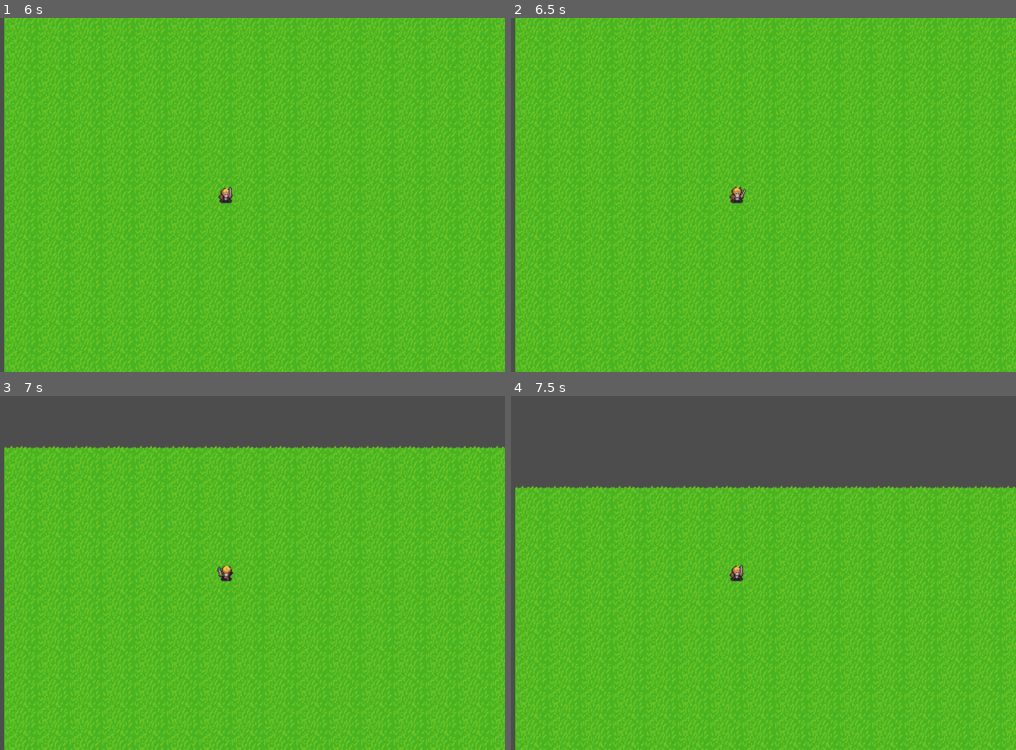
Above: before the commit, frames 1-4 (two rows, left to right).
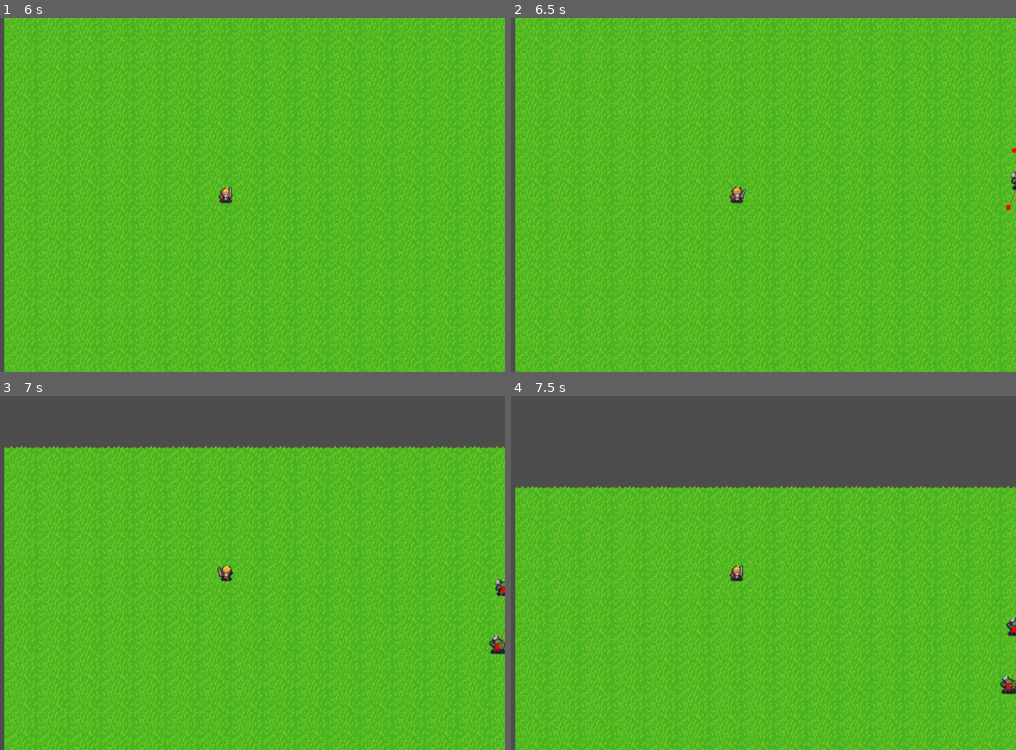
Above: after the commit, the same moments.

Repository: JesseZhong/little-lanterns
Game: Godot game, scene res://test.tscn
The game is run twice, just before and just after one commit, with the same random seed, the same clock (stepped at 60 frames per second) and the same inputs. This scene is started directly instead of the project's main scene.
Inputs (mouse positions are in pixels of both pictures, inside the frame that each line leads up to):
- Up to frame 1 (6 s): tap Enter at 0.5, 3.5 s; move the mouse to (348, 177) at 0.52 s; hold F (move_right) 0.53-1.25 s; hold J (light_attack) 0.53-1.25 s; click (348, 177) at 0.67 s; tap A (run) every 1.5 s from 0.8 to 5.3 s; drag from (116, 212) to (227, 195) at 1.27 s; tap Space at 2, 5 s; move the mouse to (282, 117) at 2.02 s; hold F (move_right) 2.03-2.75 s; hold O (charge_attack) 2.03-2.75 s; drag from (196, 265) to (60, 141) at 2.77 s; move the mouse to (393, 248) at 3.52 s; hold S (move_left) 3.53-4.25 s; hold J (light_attack) 3.53-4.25 s; drag from (60, 141) to (141, 106) at 4.27 s; move the mouse to (252, 195) at 5.02 s; hold D (move_down) 5.03-5.75 s; hold Shift 5.03-5.75 s; click (252, 195) at 5.17 s; drag from (141, 106) to (227, 195) at 5.77 s
- Up to frame 2 (6.5 s): no input
- Up to frame 3 (7 s): tap Enter at 6.5 s; move the mouse to (348, 555) at 6.52 s; hold E (move_up) from 6.53 s (still down); hold A (run) from 6.53 s (still down); tap Ctrl at 6.6 s
- Up to frame 4 (7.5 s): release E (move_up) at 7.25 s; release A (run) at 7.25 s; drag from (627, 590) to (738, 573) at 7.27 s

Frame 1 is identical in both runs. In frame 2, less than 0.1% of the frame differs, in the area x 98-100%, y 36-55%; in frame 3, 0.2%; in frame 4, 0.2%, in the area x 96-100%, y 62-85%.
Error before the commit: Parse Error: Unindent doesn't match the previous indentation level. (res://controllers/orc_controller.gd:98)

Commit message:
Fixed bug with `decide`. Removed example character.

Diff:
--- a/ai/humanoid_commands.gd
+++ b/ai/humanoid_commands.gd
@@ -5,106 +5,104 @@
 
 ## Have character walk to a random location near the patrol point.
 static func wander_patrol(
-  target_position: Vector2,
-  walk_distance: float,
-  fan_angle: float,
-  pause_time: float,
+	target_position: Vector2,
+	walk_distance: float,
+	fan_angle: float,
+	pause_time: float,
 ) -> Array[Callable]:
-  return [
-    func (ai_controller: AiController):
-      ai_controller.wait(pause_time)
-      return AiConstants.EndConditions.WAITED,
-
-    # Walk randomly around target position.
-    func (ai_controller: AiController):
-      var angle_to_patrol_point = (target_position - ai_controller.character.position).angle()
-      var half_fan_angle = fan_angle / 2
-      var direction = randf_range(
-        -half_fan_angle, half_fan_angle
-      ) + angle_to_patrol_point
-      ai_controller.move_to(
-        VectorMath.extend(
-          ai_controller.character.position,
-          walk_distance,
-          direction,
-        ),
-        'walk',
-      )
-      return AiConstants.EndConditions.DESTINATION_REACHED,
-  ]
+	return [
+		func(ai_controller: AiController):
+			ai_controller.wait(pause_time)
+			return AiConstants.EndConditions.WAITED,
+		func(ai_controller: AiController):
+			# Walk randomly around target position.
+			var angle_to_patrol_point = (target_position - ai_controller.character.position).angle()
+			var half_fan_angle = fan_angle / 2
+			var direction = randf_range(-half_fan_angle, half_fan_angle) + angle_to_patrol_point
+			(
+				ai_controller
+				. move_to(
+					(
+						VectorMath
+						. extend(
+							ai_controller.character.position,
+							walk_distance,
+							direction,
+						)
+					),
+					'walk',
+				)
+			)
+			return AiConstants.EndConditions.DESTINATION_REACHED,
+	]
 
 
 ## Close in on the target, from an angle that can be attacked from.
 static func rush(
-  target: AiTarget,
-  offset: Vector2,
+	target: AiTarget,
+	offset: Vector2,
 ) -> Callable:
-  return func (ai_controller: AiController):
-    var angle_of_approach = target.position - ai_controller.character.position
+	return func(ai_controller: AiController):
+		var angle_of_approach = target.position - ai_controller.character.position
 
-    #_run_to(ai_target.position + Vector2(10, 10))
+	#_run_to(ai_target.position + Vector2(10, 10))
 
 
 # Checks if the target is in range and only strikes if they are.
 # Requires directional sense on the character.
 static func careful_strike(target: AiTarget) -> Callable:
-  return func (ai_controller: AiController):
-    var sense = ai_controller.character.attack_sense
-    if sense:
-      var direction = sense.where_target(target.controller)
-      if direction:
-        ai_controller.character.turn(direction)
-        ai_controller.character.act('light_attack')
-        return
+	return func(ai_controller: AiController):
+		var sense = ai_controller.character.attack_sense
+		if sense:
+			var direction = sense.where_target(target.controller)
+			if direction:
+				ai_controller.character.turn(direction)
+				ai_controller.character.act('light_attack')
+				return AiConstants.EndConditions.ACTION_COMPLETED
 
-    ai_controller.go_next()
-    return AiConstants.EndConditions.SKIPPED
+		ai_controller.go_next()
+		return AiConstants.EndConditions.SKIPPED
 
 
 func _stalk(target: AiTarget):
-  var target_position = target.position
-  #var target_face_direction = target.controller.character.act('walk', Vector2.ZERO)
-
-  pass
+	var target_position = target.position
+	#var target_face_direction = target.controller.character.act('walk', Vector2.ZERO)
 
 
 static func circle(
-  ai_controller: AiController,
-  target_position: Vector2,
-  distance: float,
-  clockwise: bool,
-  move_type: String,
+	ai_controller: AiController,
+	target_position: Vector2,
+	distance: float,
+	clockwise: bool,
+	move_type: String,
 ) -> Array[Callable]:
-  assert(distance > 0, '')
+	assert(distance > 0, '')
 
-  # Account for remainder.
-  var steps = floor(distance / STEP_DISTANCE) + 1
-  var path: Array[Vector2] = []
-  var result: Array[Callable] = []
+	# Account for remainder.
+	var steps = floor(distance / STEP_DISTANCE) + 1
+	var result: Array[Callable] = []
 
-  # Quick maths.
-  var center = target_position
-  var position = ai_controller.character.position
-  var diff = position - center
-  var start_angle = diff.angle()
-  var radius = diff.length()
-  var travel_angle = distance / radius * (-1 if clockwise else 1)
-  var step_angle = travel_angle / steps
+	# Quick maths.
+	var center = target_position
+	var position = ai_controller.character.position
+	var diff = position - center
+	var start_angle = diff.angle()
+	var radius = diff.length()
+	var travel_angle = distance / radius * (-1 if clockwise else 1)
+	var step_angle = travel_angle / steps
 
-  # Calculate the path the character will take.
-  for i in range(1, steps + 1):
-    var angle = step_angle * i + start_angle
-    var x = center.x + radius * cos(angle)
-    var y = center.y + radius * sin(angle)
-    path.append(Vector2(x, y))
+	# Calculate the path the character will take
+	# and populate the commands to return.
+	for i in range(1, steps + 1):
+		var angle = step_angle * i + start_angle
+		var x = center.x + radius * cos(angle)
+		var y = center.y + radius * sin(angle)
 
-  # Populate movement commands.
-  assert(steps == len(path))
-  for destination in path:
-    result.append(
-      func (ac: AiController):
-        ac.move_to(destination, move_type)
-        return AiConstants.EndConditions.DESTINATION_REACHED
-    )
+		result.append(
+			func(ac: AiController):
+				ac.move_to(Vector2(x, y), move_type)
+				return AiConstants.EndConditions.DESTINATION_REACHED
+		)
 
-  return result
+	assert(steps == len(result))
+	return result
--- a/controllers/orc_controller.gd
+++ b/controllers/orc_controller.gd
@@ -93,9 +93,7 @@
 		RNG.decide(
 			[
 				10.0,
-				func():
-					_queue.do(HumanoidCommands.circle(self, ai_target.position, 200, true, 'run'))
-					print('HELP')
+				func(): _queue.do(HumanoidCommands.circle(self, ai_target.position, 200, true, 'run'))
 			],
 			[2.0, func(): _queue.do(HumanoidCommands.careful_strike(ai_target))]
 		)
--- a/utils/rng.gd
+++ b/utils/rng.gd
@@ -26,7 +26,6 @@
 		weights.append(option[0])
 
 	var result = _instance._rng.rand_weighted(weights)
-	print(result)
 
-	if result > 0:
+	if result >= 0:
 		(options[result][1] as Callable).call()
Not shown, changed: addons/gut/gut.gd
Not shown, removed: characters/example_character.gd.uid
